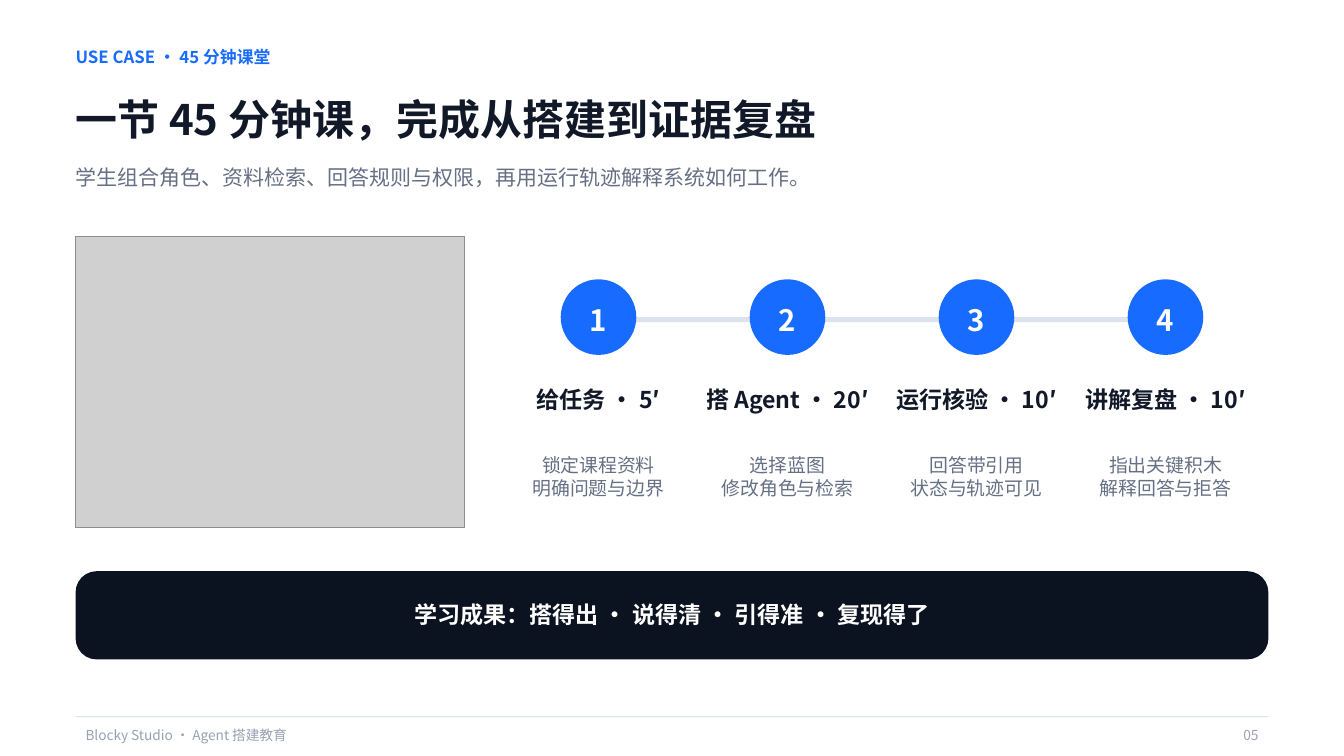
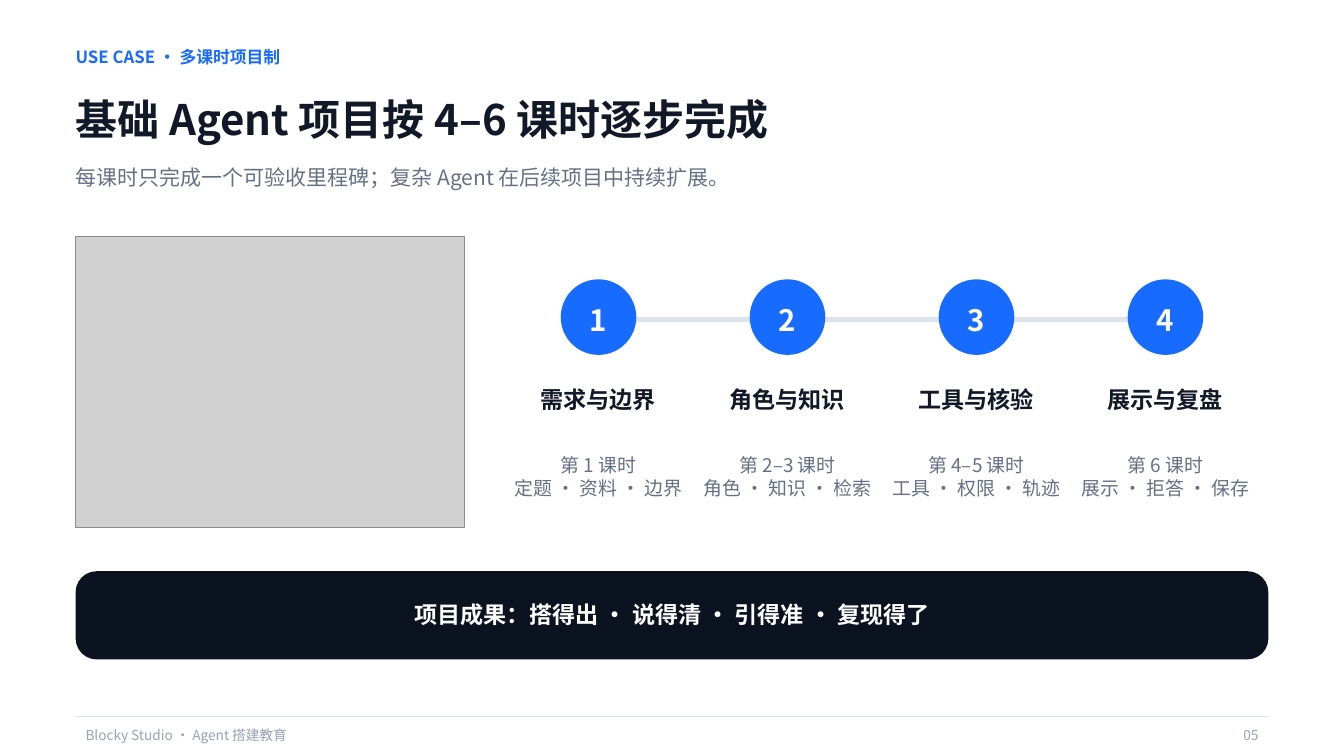
Before and after one commit to q2955161835-debug/Blocky-AI, a slide deck: slide 5 of PPT与商业计划书/Blocky-Studio-息壤杯-AI+教育.pptx. Drawn at 1344x756 pixels with LibreOffice and Linux fonts; fonts in the diff are those of the drawing; grey boxes stand for pictures. Boxes give left, top, right and bottom in pixels: in the first picture for what was removed or moved away, otherwise in the second. Text is boxed around its words. In the diff, an @@ line names an element or a change of style, - is before the commit and + after.

Commit message:
docs: revise Agent course as multi-session project

```diff
--- a/PPT与商业计划书/Blocky-Studio-息壤杯-AI+教育.pptx
+++ b/PPT与商业计划书/Blocky-Studio-息壤杯-AI+教育.pptx
@@ text at (x1=76, y1=49, x2=281, y2=65): text changed @@
-USE CASE · 45 分钟课堂
+USE CASE · 多课时项目制
@@ text at (x1=76, y1=99, x2=768, y2=146): text changed @@
-一节 45 分钟课，完成从搭建到证据复盘
+基础 Agent 项目按 4–6 课时逐步完成
@@ text at (x1=76, y1=167, x2=730, y2=190): text changed @@
-学生组合角色、资料检索、回答规则与权限，再用运行轨迹解释系统如何工作。
+每课时只完成一个可验收里程碑；复杂 Agent 在后续项目中持续扩展。
@@ text at (x1=541, y1=388, x2=656, y2=410): text changed @@
-给任务 · 5′
+需求与边界
@@ text at (x1=730, y1=388, x2=845, y2=410): text changed @@
-搭 Agent · 20′
+角色与知识
@@ text at (x1=919, y1=388, x2=1034, y2=410): text changed @@
-运行核验 · 10′
+工具与核验
@@ text at (x1=1108, y1=388, x2=1223, y2=410): text changed @@
-讲解复盘 · 10′
+展示与复盘
@@ text at (x1=515, y1=456, x2=682, y2=497): text changed @@
-锁定课程资料
-明确问题与边界
+第 1 课时
+定题 · 资料 · 边界
@@ text at (x1=704, y1=456, x2=871, y2=497): text changed @@
-选择蓝图
-修改角色与检索
+第 2–3 课时
+角色 · 知识 · 检索
@@ text at (x1=893, y1=456, x2=1060, y2=497): text changed @@
-回答带引用
-状态与轨迹可见
+第 4–5 课时
+工具 · 权限 · 轨迹
@@ text at (x1=1082, y1=456, x2=1249, y2=497): text changed @@
-指出关键积木
-解释回答与拒答
+第 6 课时
+展示 · 拒答 · 保存
@@ text at (x1=415, y1=603, x2=929, y2=625): text changed @@
-学习成果：搭得出 · 说得清 · 引得准 · 复现得了
+项目成果：搭得出 · 说得清 · 引得准 · 复现得了
```
Also in this commit, not shown: 4 other slides changed, 1 other file.
